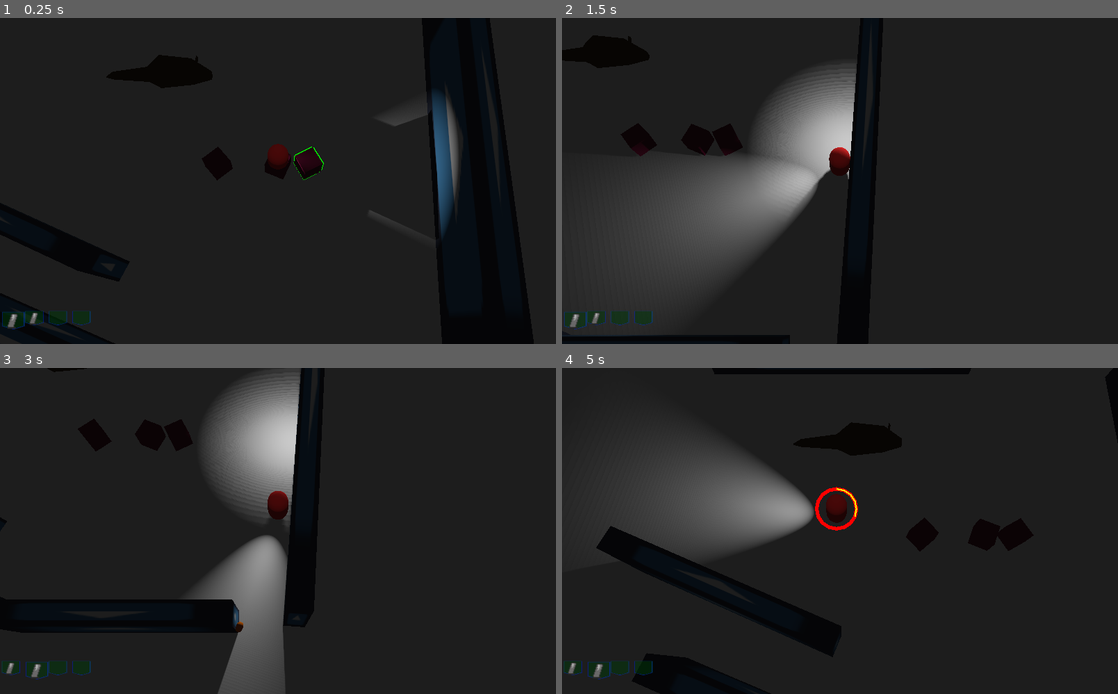
Above: before the commit, frames 1-4 (two rows, left to right).
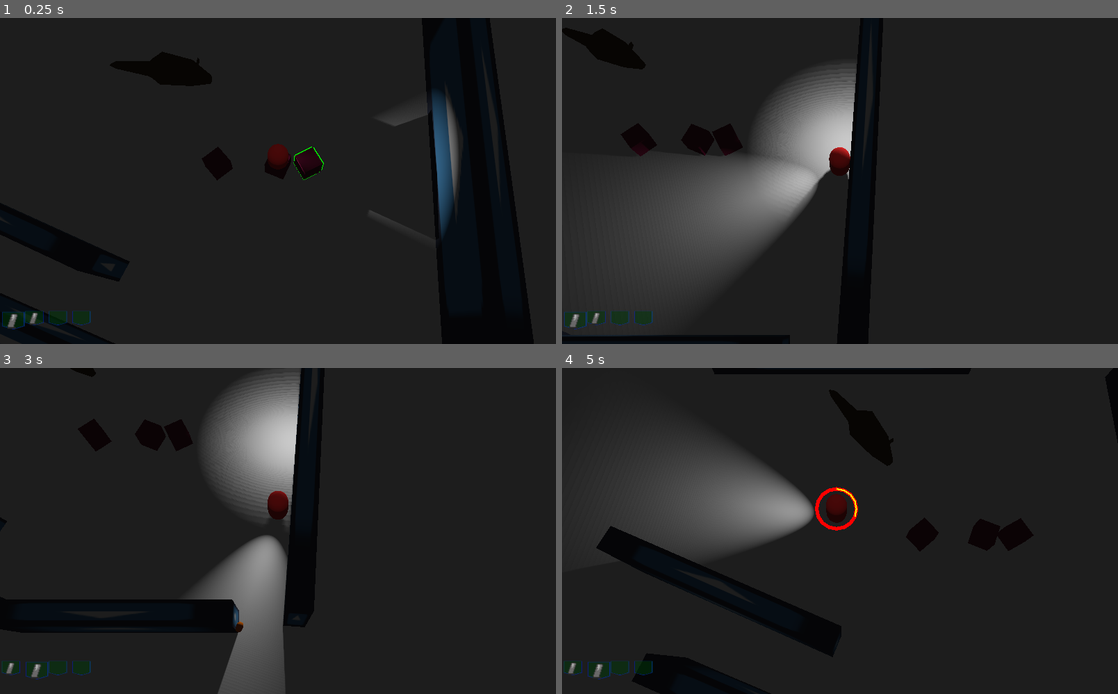
Above: after the commit, the same moments.

Repository: ghfox/overhead3dconv
Game: Godot game, scene res://Scn/Room.tscn
Two runs of this game, one before a commit and one after it. Both use one fixed random seed, a clock stepped at 60 frames per second and the inputs below. The engine's default icon, where the game draws it, is replaced by a stand-in: a white triangle on a blue panel in a dark square.
Inputs (mouse positions are in pixels of both pictures, inside the frame that each line leads up to):
- Up to frame 1 (0.25 s): no input
- Up to frame 2 (1.5 s): move the mouse to (962, 164) at 0.52 s; hold D 0.53-1.28 s; click (962, 164) at 0.6 s; move the mouse to (728, 197) at 1.27 s; hold S from 1.28 s (still down); tap Shift (focus_ability) at 1.35 s
- Up to frame 3 (3 s): move the mouse to (333, 459) at 2.02 s; release S at 2.03 s; hold D 2.03-2.78 s; tap Tab (next_pocket) at 2.1 s; move the mouse to (250, 596) at 2.77 s; hold W from 2.78 s (still down); tap E (pickup) at 2.85 s; click (250, 596) at 2.92 s
- Up to frame 4 (5 s): move the mouse to (1006, 579) at 3.52 s; release W at 3.53 s; hold A from 3.53 s (still down); click (1006, 579) at 3.6 s; tap R (reload) at 4.15 s; move the mouse to (673, 482) at 4.27 s; tap Shift (focus_ability) at 4.35 s

The runs differ from the first frame. In frame 1, 0.5% of the frame differs, in the area x 19-39%, y 10-22%; in frame 2, 0.7%; in frame 3, 0.1%; in frame 4, 1.1%, in the area x 41-62%, y 6-31%.

Commit message:
rat rotations

Diff:
--- a/Classes/Enemy.gd
+++ b/Classes/Enemy.gd
@@ -40,7 +40,7 @@
 
 func death():
 	isAlive = false
-	rotate_x(90)
+	rotation.x = PI/2
 
 func wait():
 	speed = 0
@@ -85,3 +85,16 @@
 
 func withdraw():
 	pass
+
+func turnTowards(targetVec, delta):
+	var final = (targetVec - translation)
+	var temp = lerp_angle(rotation.y, atan2(-final.z,final.x), 1 * delta) - rotation.y
+	rotate_y(temp)
+
+func lerp_angle(from, to, weight):
+	return from + short_angle_dist(from, to) * weight
+
+func short_angle_dist(from, to):
+	var max_angle = PI * 2
+	var difference = fmod(to - from, max_angle)
+	return fmod(2 * difference, max_angle) - difference
--- a/Scn/Creatures/Rat_small.gd
+++ b/Scn/Creatures/Rat_small.gd
@@ -1,5 +1,7 @@
 extends Enemy
 
+func _process(delta):
+	turnTowards(Inventory.player.translation, delta)
 
 func _ready():
 	pass # Replace with function body.
--- a/Scn/Creatures/Rat_small.tscn
+++ b/Scn/Creatures/Rat_small.tscn
@@ -7,7 +7,7 @@
 albedo_color = Color( 0.356863, 0.223529, 0, 1 )
 
 [sub_resource type="BoxShape" id=1]
-extents = Vector3( 3.185, 3, 1.411 )
+extents = Vector3( 3.185, 1, 1.411 )
 
 [node name="Rat_Small" type="KinematicBody" groups=["Enemies"]]
 collision_layer = 1025
@@ -19,5 +19,5 @@
 material/0 = SubResource( 2 )
 
 [node name="CollisionRat" type="CollisionShape" parent="."]
-transform = Transform( 1, 0, 0, 0, 1, 0, 0, 0, 1, -0.226, 3, 0 )
+transform = Transform( 1, 0, 0, 0, 1, 0, 0, 0, 1, -0.226, 1, 0 )
 shape = SubResource( 1 )
--- a/Scn/PlayerBullet.tscn
+++ b/Scn/PlayerBullet.tscn
@@ -3,6 +3,7 @@
 [ext_resource path="res://Scr/PlayerBullet.gd" type="Script" id=2]
 
 [sub_resource type="BoxShape" id=1]
+extents = Vector3( 0.447, 3, 1 )
 
 [sub_resource type="CapsuleMesh" id=2]
 
@@ -15,7 +16,7 @@
 script = ExtResource( 2 )
 
 [node name="CollisionShape2D" type="CollisionShape" parent="."]
-transform = Transform( 0.1, 0, 0, 0, 0.1, 0, 0, 0, 0.1, 0, 0, 0 )
+transform = Transform( 0.1, 0, 0, 0, 1, 0, 0, 0, 0.1, 0, 0, 0 )
 shape = SubResource( 1 )
 
 [node name="Timer" type="Timer" parent="."]
